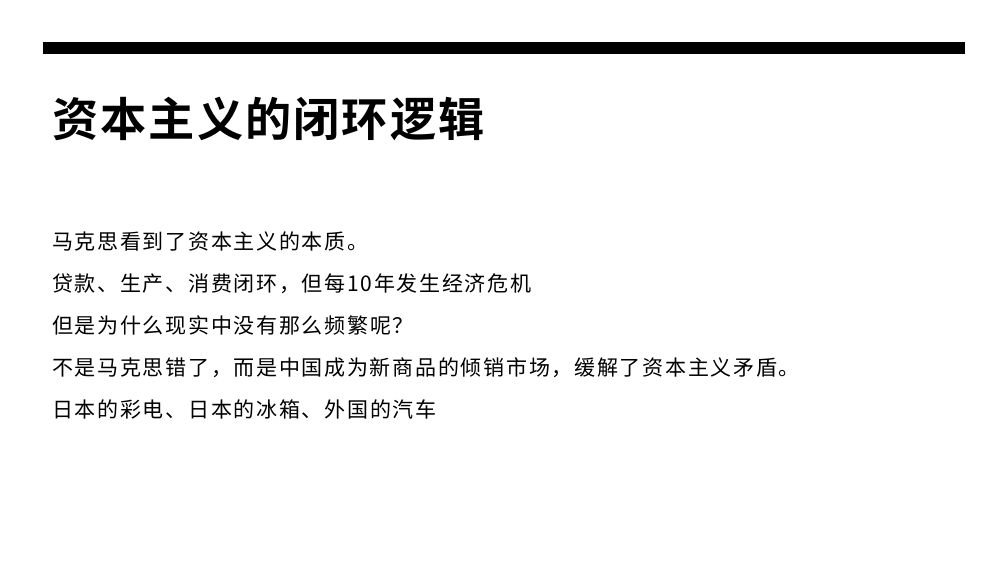
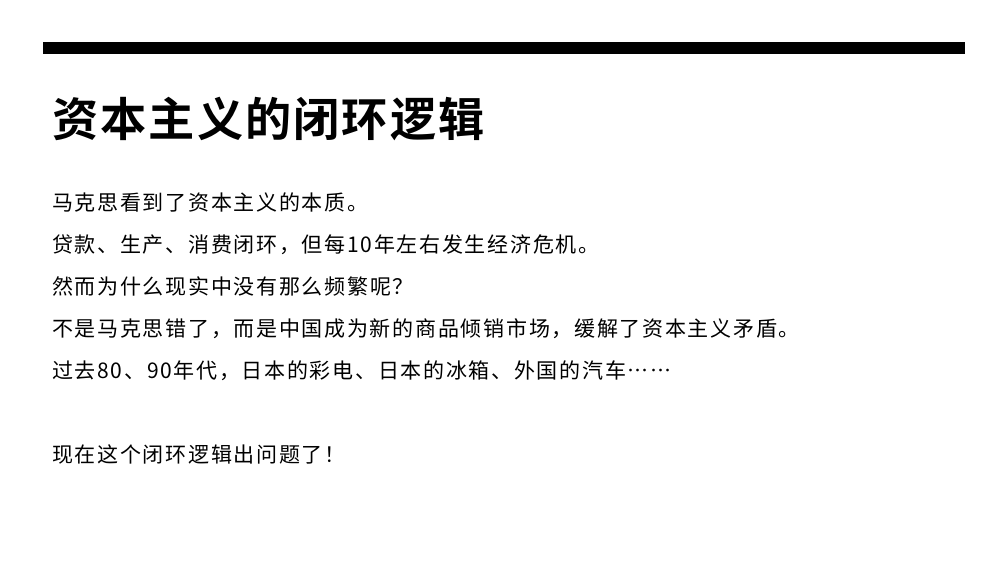
Before and after one commit to panxibei/writing, a slide deck: slide 11 of 44_心理学/24_浥尘伙伴社团原创：浥尘智慧家长课堂/AI时代高智慧家长私教课（第一季）/AI时代高智慧家长私教课（第一季）.pptx. Drawn at 1008x567 pixels with LibreOffice and Linux fonts; fonts in the diff are those of the drawing. Boxes give left, top, right and bottom in pixels: in the first picture for what was removed or moved away, otherwise in the second. Text is boxed around its words. In the diff, an @@ line names an element or a change of style, - is before the commit and + after.

```diff
--- a/44_心理学/24_浥尘伙伴社团原创：浥尘智慧家长课堂/AI时代高智慧家长私教课（第一季）/AI时代高智慧家长私教课（第一季）.pptx
+++ b/44_心理学/24_浥尘伙伴社团原创：浥尘智慧家长课堂/AI时代高智慧家长私教课（第一季）/AI时代高智慧家长私教课（第一季）.pptx
@@ text "马克思看到了资本主义的本质。": place and size @@
-text "马克思看到了资本主义的本质。" at [52, 231, 800, 419]
+text "马克思看到了资本主义的本质。" at [52, 192, 800, 464]
@@ text at [52, 234, 800, 464]: text changed @@
-贷款、生产、消费闭环，但每10年发生经济危机
-但是为什么现实中没有那么频繁呢？
-不是马克思错了，而是中国成为新商品的倾销市场，缓解了资本主义矛盾。
-日本的彩电、日本的冰箱、外国的汽车
+贷款、生产、消费闭环，但每10年左右发生经济危机。
+然而为什么现实中没有那么频繁呢？
+不是马克思错了，而是中国成为新的商品倾销市场，缓解了资本主义矛盾。
+过去80、90年代，日本的彩电、日本的冰箱、外国的汽车……
+现在这个闭环逻辑出问题了！
```
Also in this commit, not shown: 29 other slides changed.
